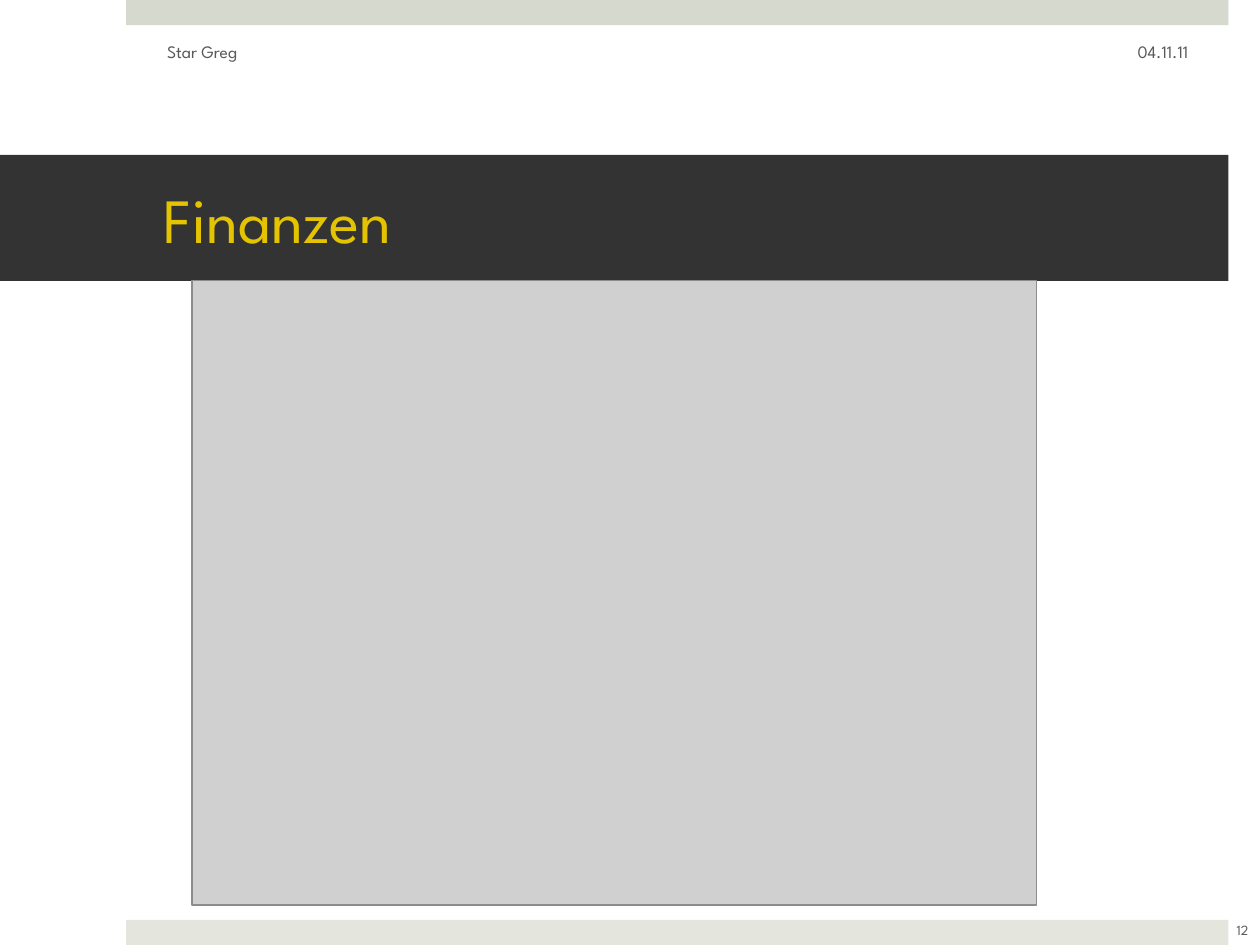
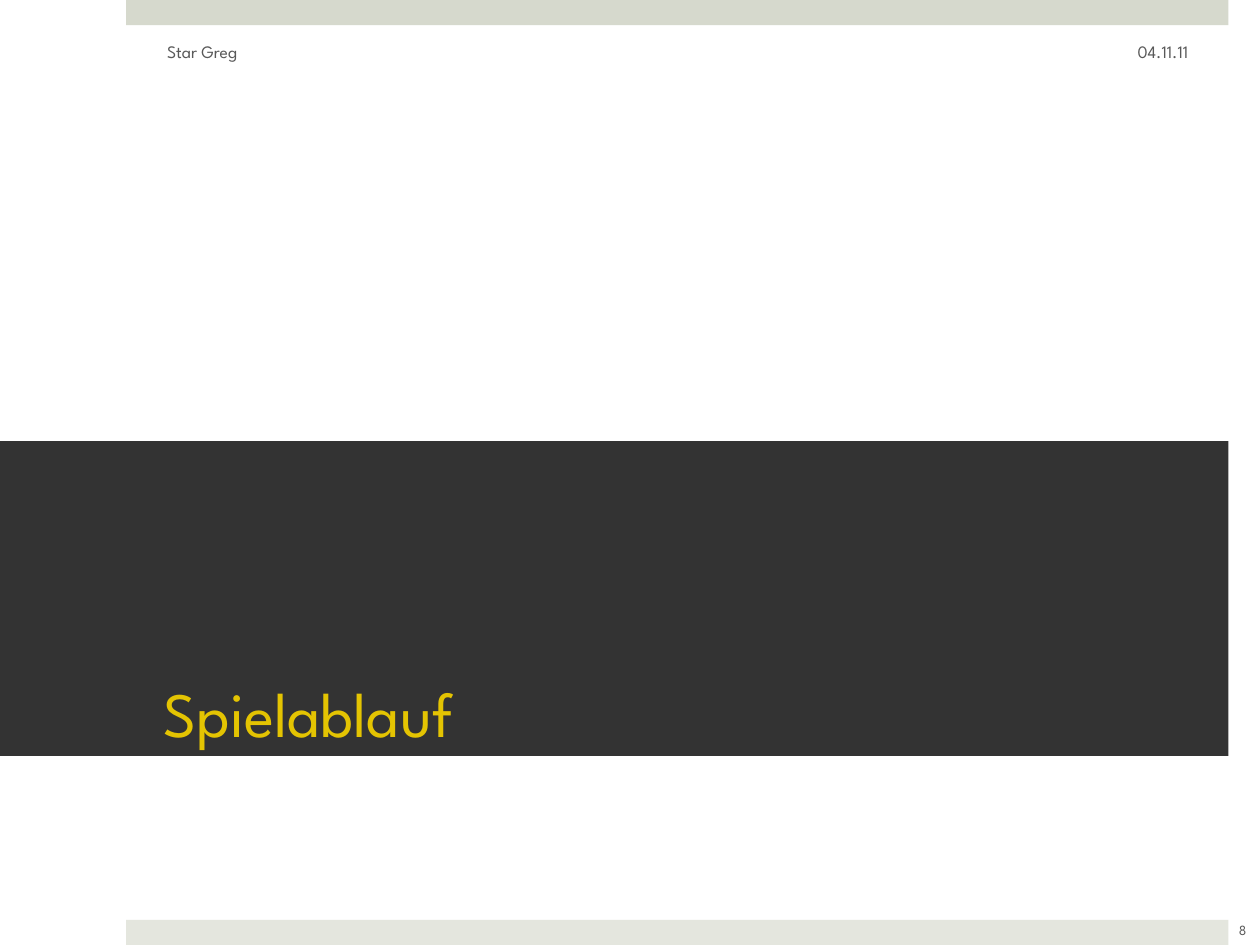
Before and after one commit to ftes/stargreg, a slide deck: slide 8 of 70 Praesentation/50 StarGreg Finish.pptx (slide 12 before the commit). Drawn at 1260x945 pixels with LibreOffice and Linux fonts; fonts in the diff are those of the drawing; grey boxes stand for pictures. Boxes give left, top, right and bottom in pixels: in the first picture for what was removed or moved away, otherwise in the second. Text is boxed around its words. In the diff, an @@ line names an element or a change of style, - is before the commit and + after.

```diff
--- a/70 Praesentation/50 StarGreg Finish.pptx
+++ b/70 Praesentation/50 StarGreg Finish.pptx
@@ title removed at (0,155,1228,281) @@
-Finanzen
@@ picture removed at (192,281,1036,905) @@
@@ title added at (0,441,1228,756), fill #333333, 36 pt, text #E4C402 @@
+Spielablauf
@@ page number at (1239,925,1247,935): text changed @@
-12
+8
```
Also in this commit, not shown: 8 other slides changed, 5 slides added, 1 slide removed.
